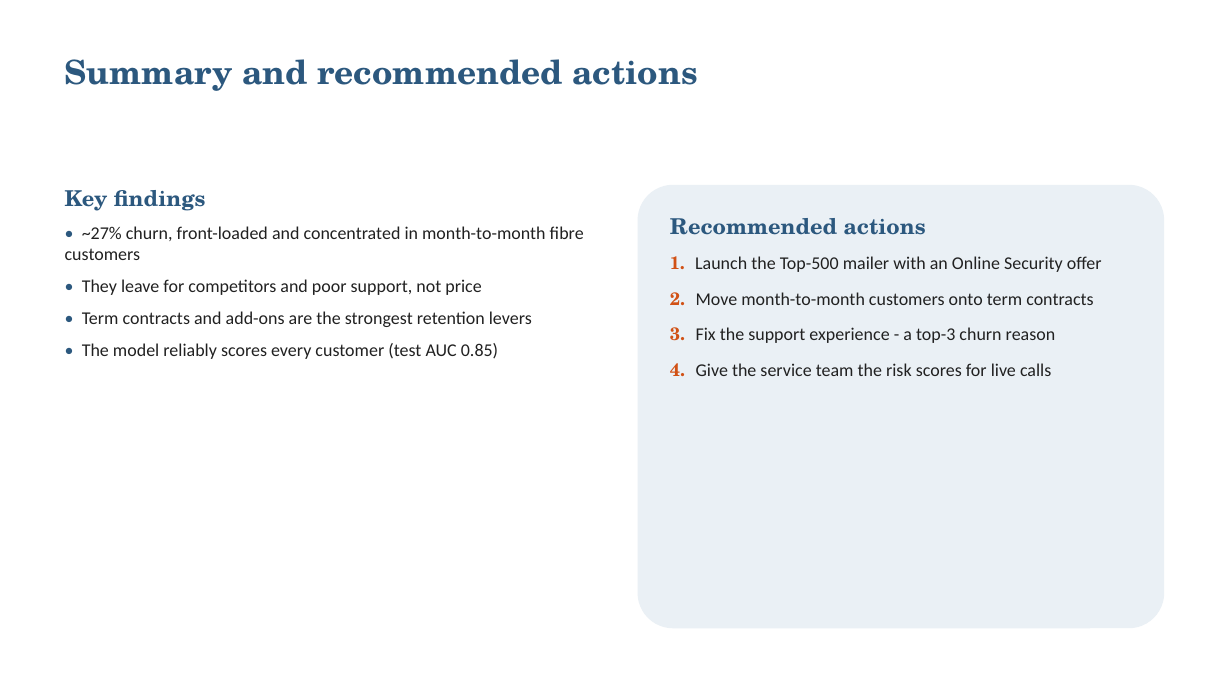
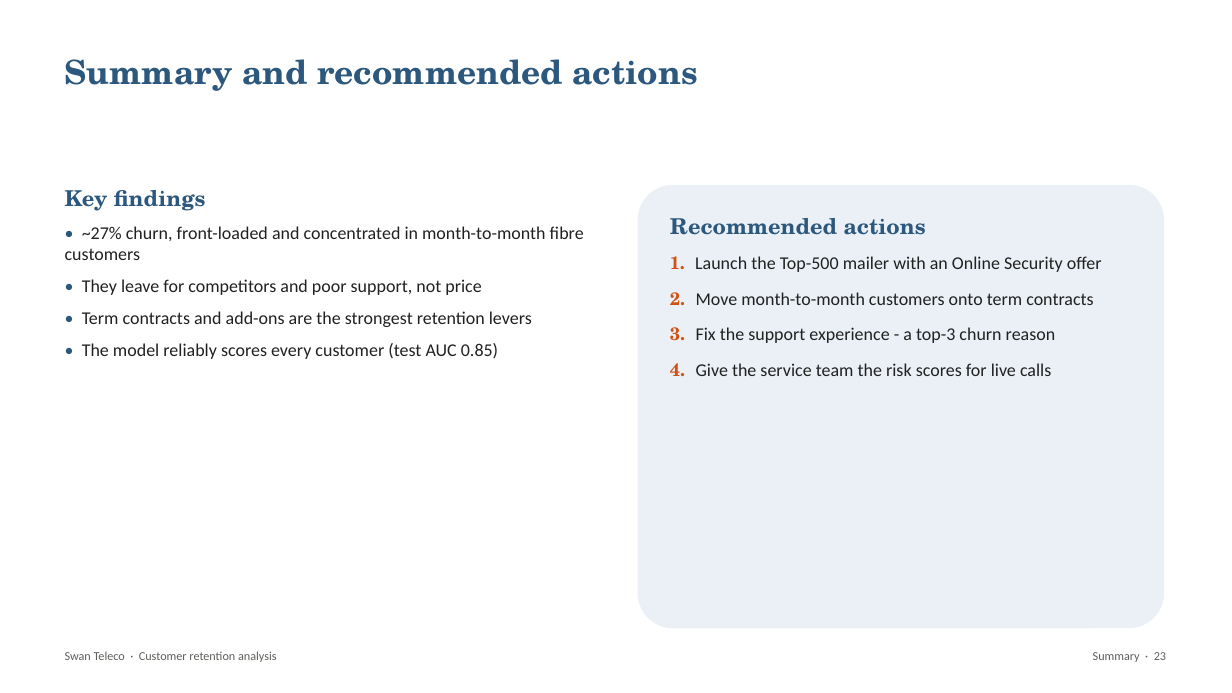
Before and after one commit to Sai-Bolla/SwanTeleco, a slide deck: slide 23 of Swan_Teleco_EDA_Clustering_Deck.pptx (slide 10 before the commit). Drawn at 1232x693 pixels with LibreOffice and Linux fonts; fonts in the diff are those of the drawing. Boxes give left, top, right and bottom in pixels: in the first picture for what was removed or moved away, otherwise in the second. Text is boxed around its words. In the diff, an @@ line names an element or a change of style, - is before the commit and + after.

```diff
--- a/Swan_Teleco_EDA_Clustering_Deck.pptx
+++ b/Swan_Teleco_EDA_Clustering_Deck.pptx
@@ text added at [65, 651, 277, 662], 9.5 pt, text #5F5E5A @@
+Swan Teleco · Customer retention analysis
@@ text added at [1093, 652, 1166, 662], 9.5 pt, text #5F5E5A @@
+Summary · 23
```
Also in this commit, not shown: 6 other slides changed, 15 slides added, 2 slides removed, 3 other files.
